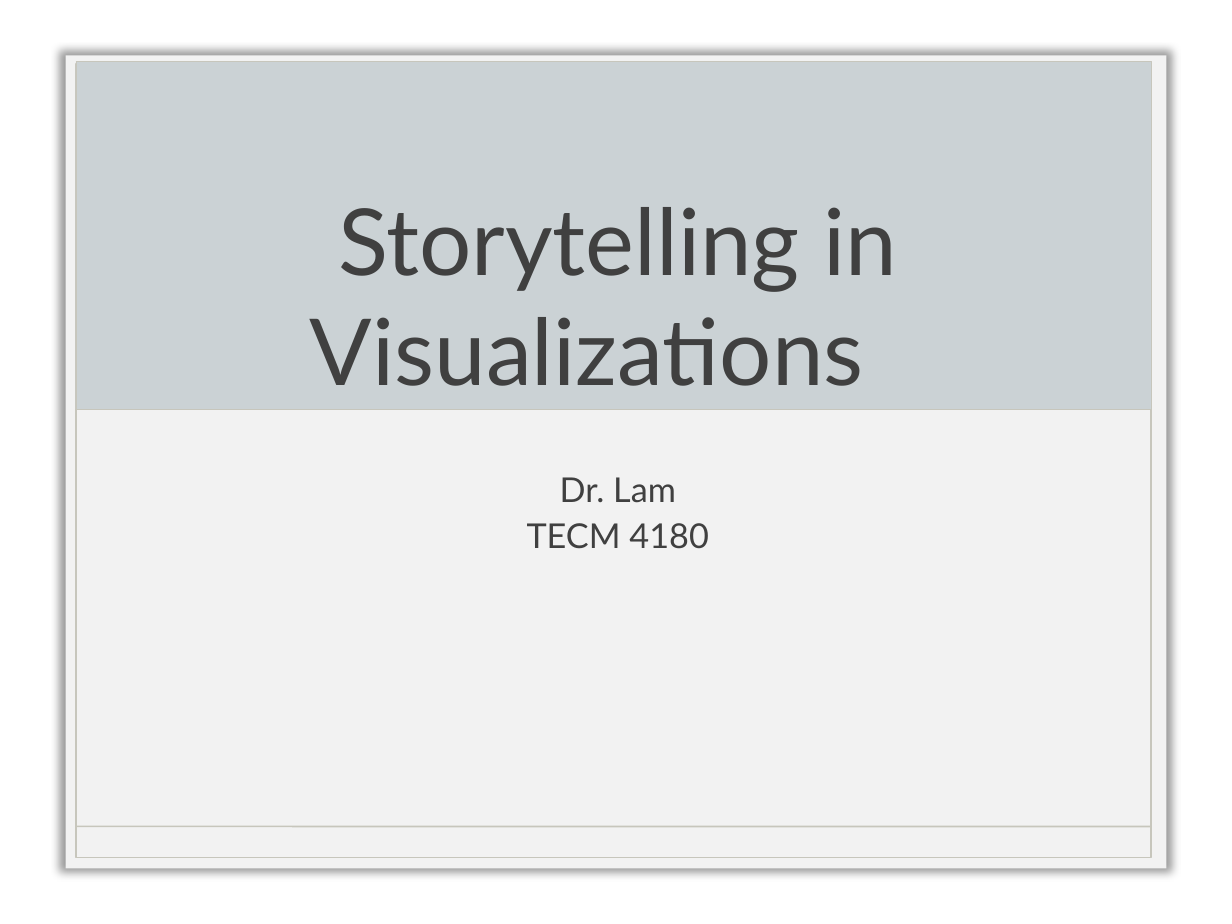
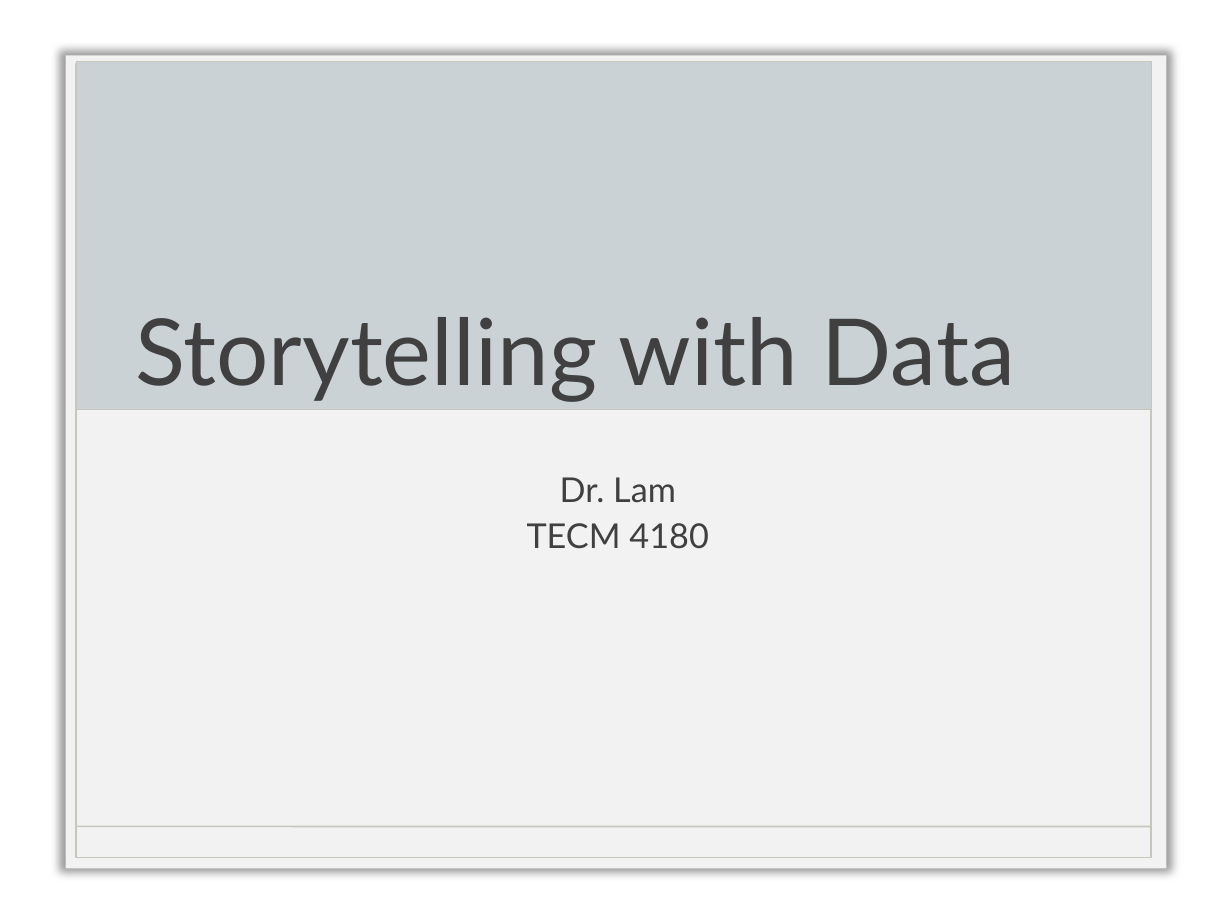
Before and after one commit to doctorlam/tecm4180, a slide deck: slide 1 of readings/storytelling.pptx. Drawn at 1232x924 pixels with LibreOffice and Linux fonts; fonts in the diff are those of the drawing; background and template pictures are left out. Boxes give left, top, right and bottom in pixels: in the first picture for what was removed or moved away, otherwise in the second. Text is boxed around its words. In the diff, an @@ line names an element or a change of style, - is before the commit and + after.

Commit message:
added ppt for 4180

```diff
--- a/readings/storytelling.pptx
+++ b/readings/storytelling.pptx
@@ title at [136, 317, 1015, 402]: text changed @@
-Storytelling in Visualizations
+Storytelling with Data
```
Also in this commit, not shown: 2 other slides changed, 5 slides added.
